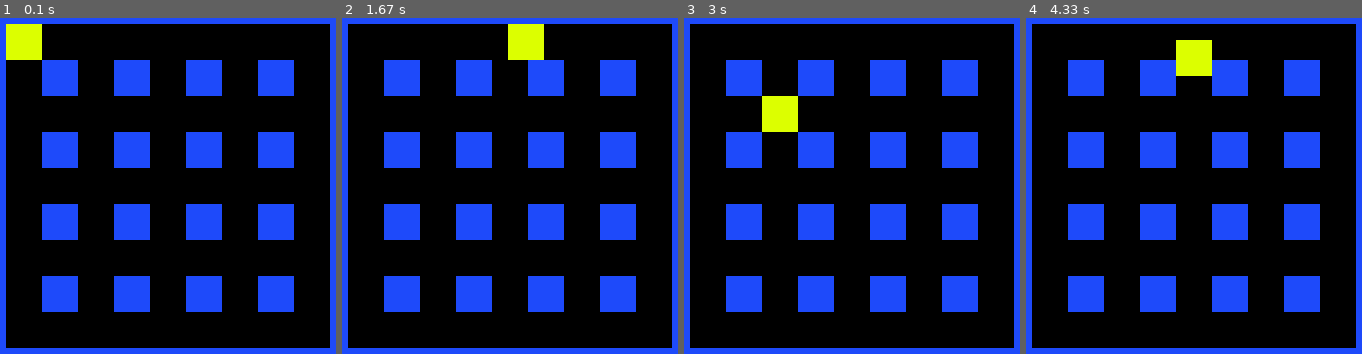
Above: before the commit, frames 1-4 (left to right).
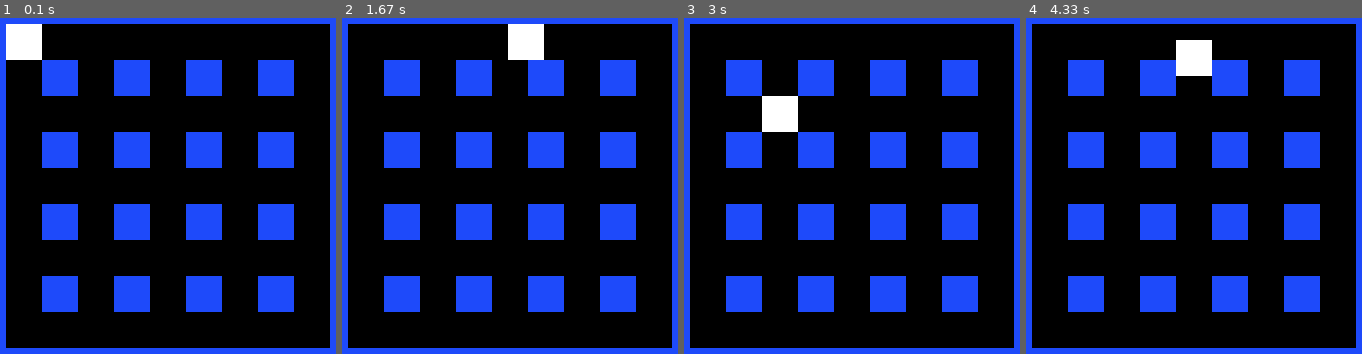
Above: after the commit, the same moments.

Repository: mylleri100/pygame1
Game: pygame game, started from 2d_GAME_CURRENT.py
Same seed, same stepped clock (60 frames per second), same inputs: the game is played once before the commit and once after it.
Inputs:
- Up to frame 1 (0.1 s): no input
- Up to frame 2 (1.67 s): hold Right 0.33-0.8 s; hold Up 0.83-1.13 s; hold Right 1.17-1.63 s
- Up to frame 3 (3 s): hold Left 1.67-2.2 s; hold Down 2.23-2.53 s; hold Left 2.57-2.97 s
- Up to frame 4 (4.33 s): hold Up 3-3.37 s; hold Right 3.4-4.03 s; hold Down from 4.07 s (still down)

The runs differ from the first frame. In frame 1, 1.1% of the frame differs, in the area x 1-13%, y 1-13%; in frame 2, 1.1%; in frame 3, 1.1%; in frame 4, 1.1%.

Commit message:
bug fixes on collisions

Diff:
--- a/2d_GAME_CURRENT.py
+++ b/2d_GAME_CURRENT.py
@@ -7,7 +7,8 @@
 RED = (255, 0, 0)
 BLUE = (30, 74, 250)
 YELLOW = (220,255,0)
-SPEED = 2
+SPEED =2
+PLAYER_SIZE=12
 SIZE = 3
 BLOCKSIZE = 12*SIZE # set 12 for normal, 6 for double, 3 for quadruple
 HOWMANYBLOCKS = 4  # 4 for normal, 8 for double, 16 for quad...
@@ -31,11 +32,17 @@
         # Call the parent class (Sprite) constructor
         super().__init__()
         self.dir="stop"
-        self.image = pygame.Surface([12*SIZE,12*SIZE])
-        self.image.fill(YELLOW)
+        self.size=PLAYER_SIZE*SIZE
+        self.image = pygame.Surface([self.size,self.size])
+        self.image.fill(WHITE)
         self.rect = self.image.get_rect()
         self.rect.x=x
         self.rect.y=y
+        #boundaries for game area
+        self.max_x=screen_width-WALLSIZE-self.size
+        self.min_x=WALLSIZE
+        self.max_y=screen_height-WALLSIZE-self.size
+        self.min_y=WALLSIZE
 
     def update(self):
         """ Update the player's position. """
@@ -73,7 +80,10 @@
                 self.rect.y = orig_y+SPEED
                 self.rect.x = orig_x
             self.dir=prev_dir
-
+            #prevent corner bug again
+            if (self.rect.x < self.min_x) or (self.rect.x > self.max_x) or (self.rect.y > self.max_y) or (self.rect.y < self.min_y):
+                self.rect.x = orig_x
+                self.rect.y = orig_y
 
 # --- Create the window
 # Initialize Pygame
